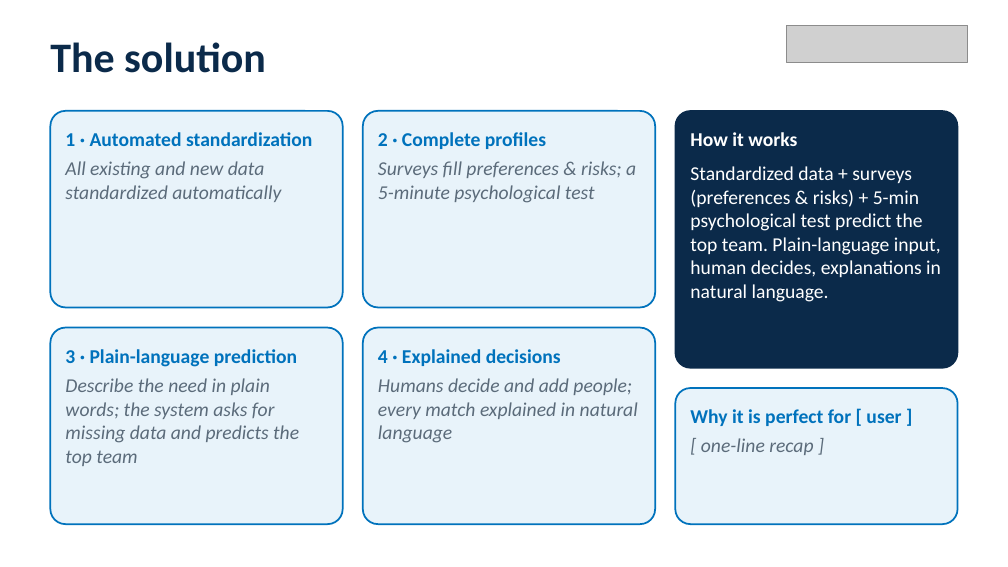
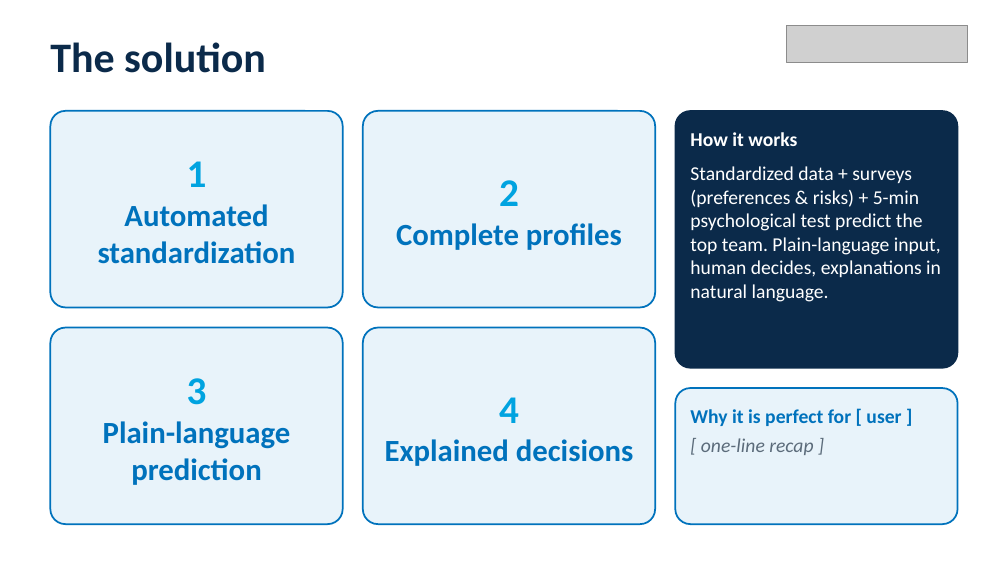
Before and after one commit to igagmol/hackaton-saturday, a slide deck: slide 3 of pitch/NTTDATA_pitch_deck.pptx. Drawn at 1008x567 pixels with LibreOffice and Linux fonts; fonts in the diff are those of the drawing; grey boxes stand for pictures. Boxes give left, top, right and bottom in pixels: in the first picture for what was removed or moved away, otherwise in the second. Text is boxed around its words. In the diff, an @@ line names an element or a change of style, - is before the commit and + after.

```diff
--- a/pitch/NTTDATA_pitch_deck.pptx
+++ b/pitch/NTTDATA_pitch_deck.pptx
@@ text removed at (65, 161, 281, 202) @@
-All existing and new data standardized automatically
@@ text at (98, 161, 296, 264): text changed; size 14 to 22 pt @@
-1 · Automated standardization
+1
+Automated standardization
@@ text removed at (378, 161, 636, 203) @@
-Surveys fill preferences & risks; a 5-minute psychological test
@@ text at (396, 180, 622, 250): text changed; size 14 to 22 pt @@
-2 · Complete profiles
+2
+Complete profiles
@@ text removed at (65, 378, 299, 466) @@
-Describe the need in plain words; the system asks for missing data and predicts the top team
@@ text at (103, 378, 291, 485): text changed; size 14 to 22 pt @@
-3 · Plain-language prediction
+3
+Plain-language prediction
@@ text removed at (378, 378, 638, 443) @@
-Humans decide and add people; every match explained in natural language
@@ text at (385, 397, 633, 466): text changed; size 14 to 22 pt @@
-4 · Explained decisions
+4
+Explained decisions
```
Also in this commit, not shown: 1 other file.
